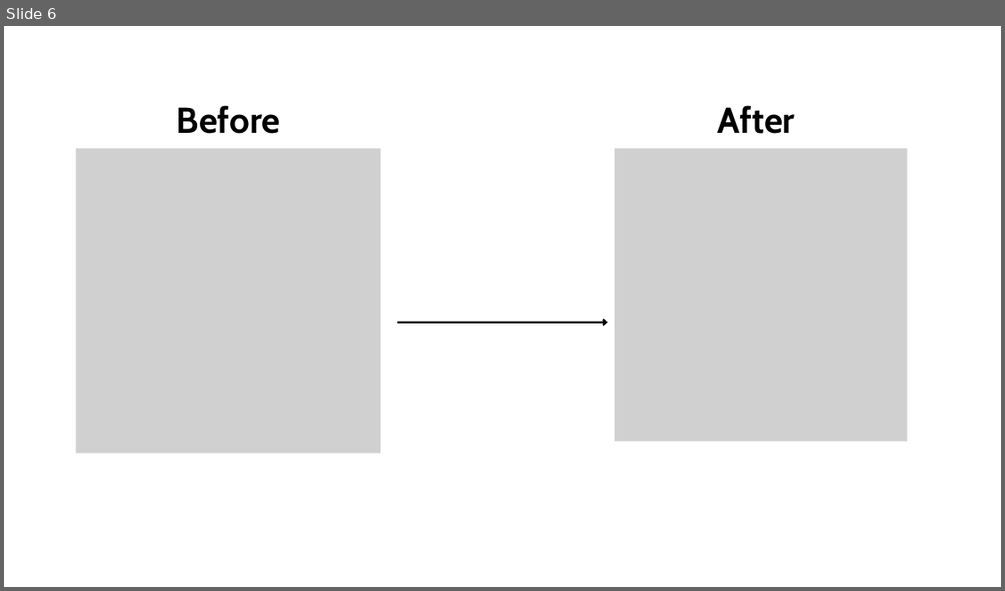
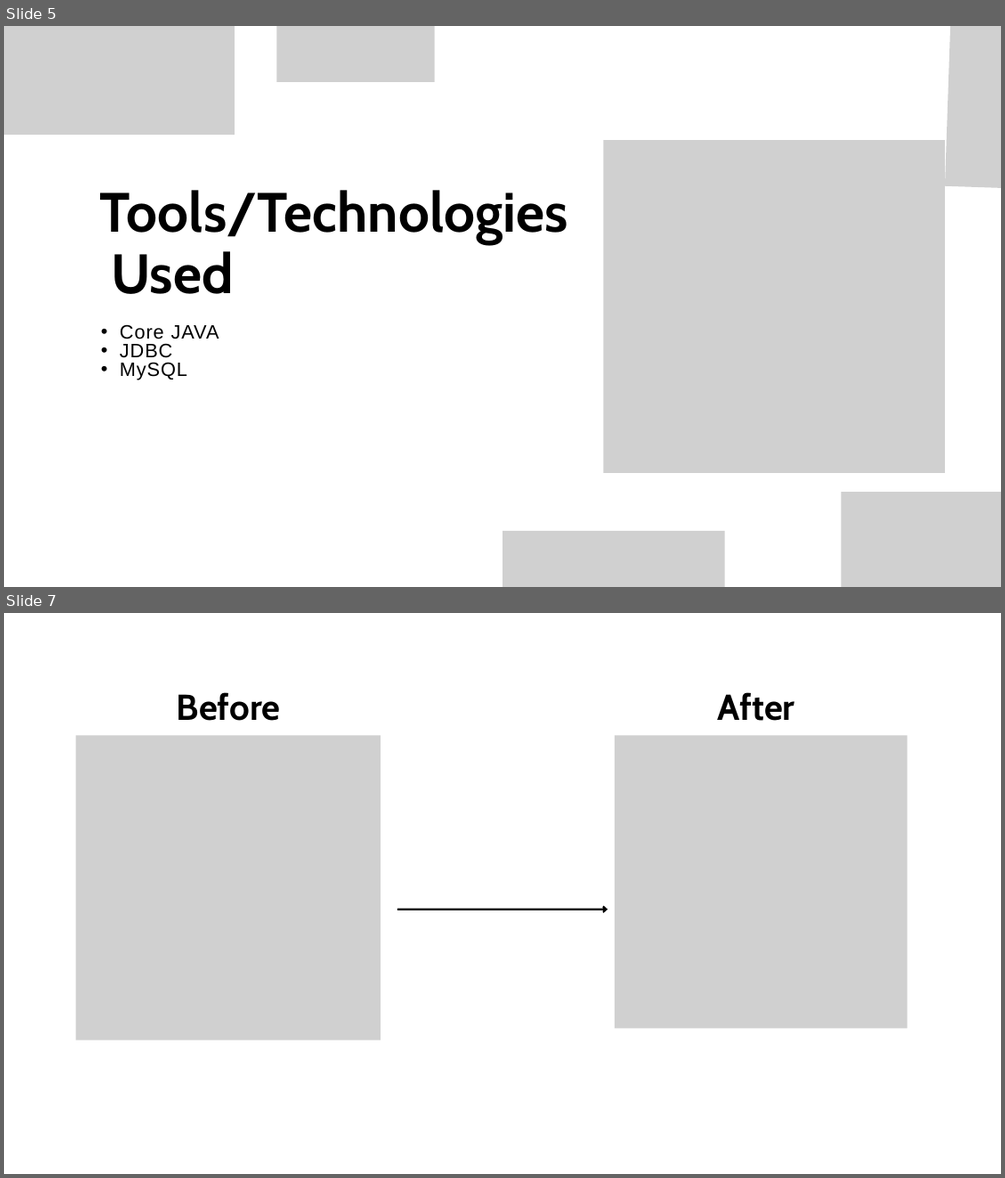
Before and after one commit to jagsbit/Split-Bill, a slide deck: presentatoin.pptx. Shown one above the other, each under a label of ours: slide 6 before the commit, slides 5 and 7 after it; the slides between them are not shown. The pictures are 1005x591 and 1005x1178 pixels, drawn with LibreOffice and Linux fonts; fonts in the diff are those of the drawing; grey boxes stand for pictures; background and template pictures are left out. Boxes give left, top, right and bottom in pixels: in the first picture for what was removed or moved away, otherwise in the second. Text is boxed around its words. In the diff, an @@ line names an element or a change of style, - is before the commit and + after.

```diff
--- a/presentatoin.pptx
+++ b/presentatoin.pptx
@@ slide 5 added at (x1=4, y1=26, x2=1001, y2=587), background picture (left out) @@
@@ picture added at (x1=4, y1=26, x2=235, y2=135) @@
@@ picture added at (x1=276, y1=26, x2=434, y2=82) @@
@@ picture added at (x1=945, y1=26, x2=1001, y2=189) @@
@@ picture added at (x1=603, y1=140, x2=945, y2=473) @@
@@ text added at (x1=100, y1=190, x2=568, y2=294), 80 pt, text #000000, bold @@
+Tools/Technologies
+Used
@@ text added at (x1=120, y1=324, x2=219, y2=380), 28 pt, text #000000 @@
+• Core JAVA
+• JDBC
+• MySQL
@@ picture added at (x1=841, y1=491, x2=1001, y2=587) @@
@@ picture added at (x1=502, y1=531, x2=725, y2=587) @@
@@ what was slide 6 is now slide 7 @@
```
Also in this commit, not shown: 1 slide changed, 1 other file.
